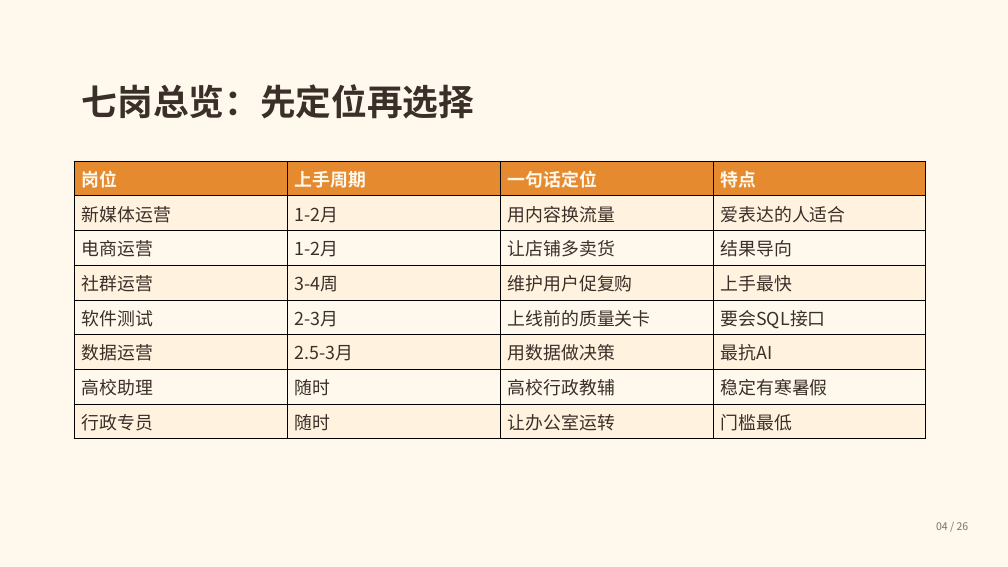
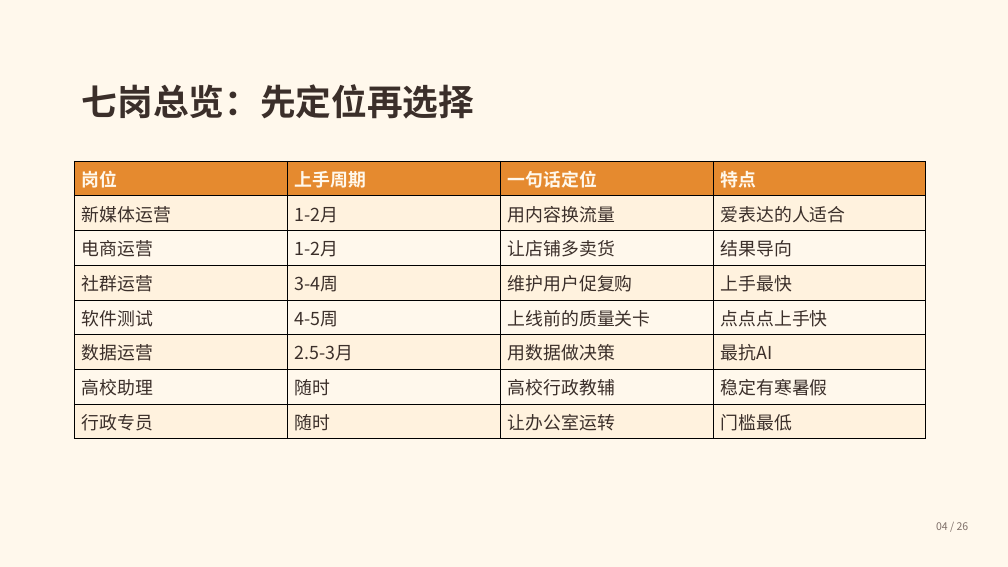
Before and after one commit to Honglixi99/Honglixi99.github.io, a slide deck: slide 4 of static/lulu/ppt/career-guide.pptx. Drawn at 1008x567 pixels with LibreOffice and Linux fonts; fonts in the diff are those of the drawing. Boxes give left, top, right and bottom in pixels: in the first picture for what was removed or moved away, otherwise in the second. Text is boxed around its words. In the diff, an @@ line names an element or a change of style, - is before the commit and + after.

Commit message:
feat: 软件测试改为纯功能测试路线：5 周上手，去掉 SQL/接口/JMeter/Python

```diff
--- a/static/lulu/ppt/career-guide.pptx
+++ b/static/lulu/ppt/career-guide.pptx
@@ table at [74,161,927,439] @@
-row 5, column 2: 2-3月
+row 5, column 2: 4-5周
-row 5, column 4: 要会SQL接口
+row 5, column 4: 点点点上手快
```
Also in this commit, not shown: 2 other slides changed, 4 other files.
